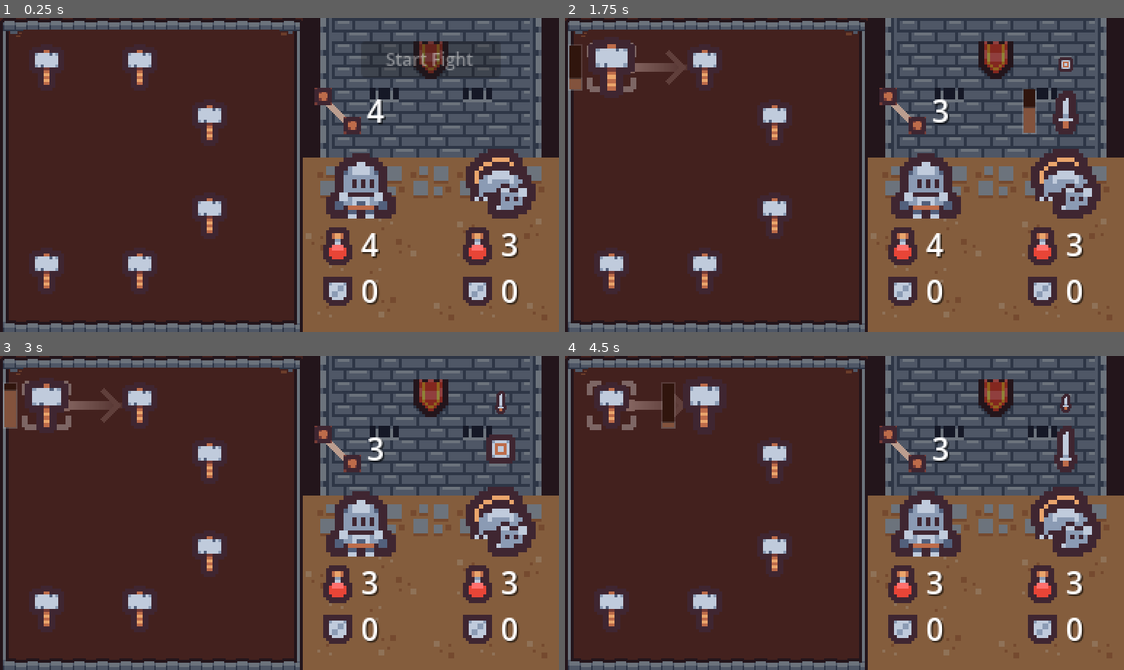
Above: before the commit, frames 1-4 (two rows, left to right).
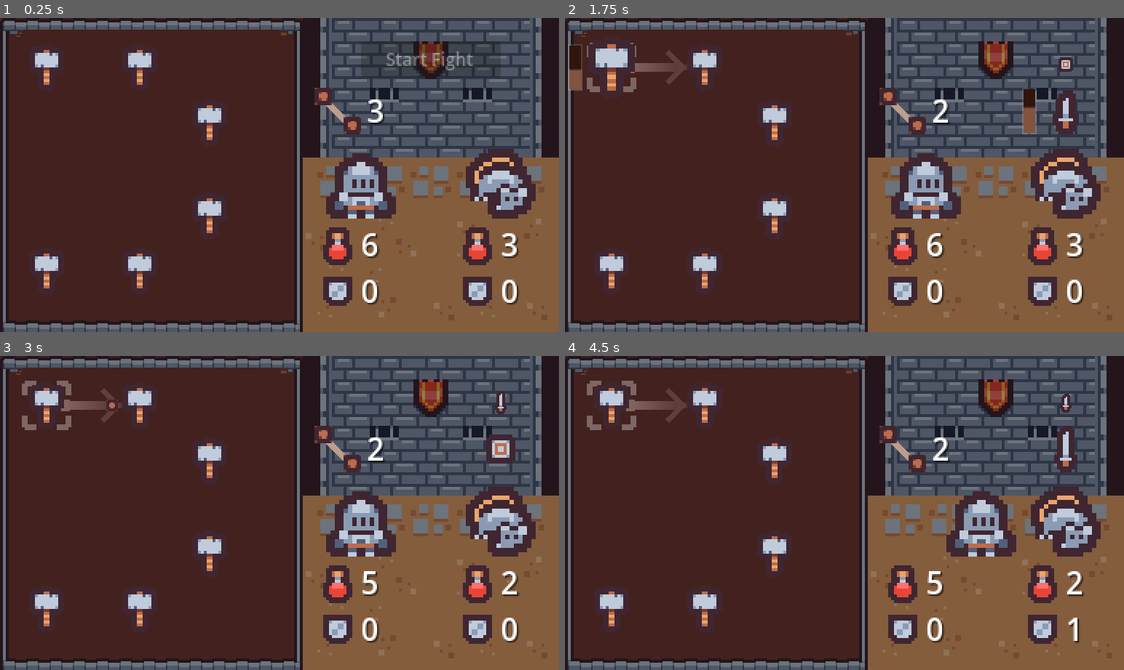
Above: after the commit, the same moments.

Repository: guladam/kenney_jam_2024
Game: Godot game, scene res://scenes/run/run.tscn
Same seed, same stepped clock (60 frames per second), same inputs: the game is played once before the commit and once after it. Before the commit the project starts from res://scenes/game/game.tscn.
Inputs (mouse positions are in pixels of both pictures, inside the frame that each line leads up to):
- Up to frame 1 (0.25 s): no input
- Up to frame 2 (1.75 s): tap Enter at 0.5 s; drag from (609, 68) to (777, 121) at 0.52 s; click "Start Fight" at 1.25 s
- Up to frame 3 (3 s): drag from (139, 406) to (212, 459) at 2.02 s; press the mouse at (212, 459) at 2.78 s
- Up to frame 4 (4.5 s): release the mouse at (777, 459) at 3.5 s; drag from (777, 553) to (693, 434) at 3.52 s; drag from (704, 610) to (704, 406) at 4.27 s

The runs differ from the first frame. In frame 1, 0.3% of the frame differs, in the area x 64-70%, y 25-77%; in frame 2, 0.3%; in frame 3, 1.0%; in frame 4, 4.7%, in the area x 17-93%, y 8-92%.

Commit message:
getting close

Diff:
--- a/items/item_stats.gd
+++ b/items/item_stats.gd
@@ -12,7 +12,6 @@
 func initialize() -> void:
 	player = _get_player()
 	enemy = _get_enemy()
-	# TODO implement upgrades here
 
 
 func activate() -> void:
--- /dev/null
+++ b/items/player_heal.gd
@@ -0,0 +1 @@
+extends Node
--- /dev/null
+++ b/items/scripts/enemy_armor_breaker.gd
@@ -0,0 +1,5 @@
+extends ItemStats
+
+
+func activate() -> void:
+	player.stats.armor = 0
--- /dev/null
+++ b/items/scripts/player_armor_breaker.gd
@@ -0,0 +1,5 @@
+extends ItemStats
+
+
+func activate() -> void:
+	enemy.stats.armor = 0
--- /dev/null
+++ b/items/warrior_axe.tres
@@ -0,0 +1,10 @@
+[gd_resource type="Resource" load_steps=2 format=3 uid="uid://djwrllg3q4rxo"]
+
+[ext_resource type="Script" path="res://items/scripts/player_attack.gd" id="1_umiuy"]
+
+[resource]
+script = ExtResource("1_umiuy")
+damage = 3
+upgrades = Array[int]([])
+icon_coordinates = Vector2(10, 9)
+activation_time = 2.5
--- a/items/warrior_hammer.tres
+++ b/items/warrior_hammer.tres
@@ -7,4 +7,4 @@
 damage = 1
 upgrades = Array[int]([])
 icon_coordinates = Vector2(9, 9)
-activation_time = 2.0
+activation_time = 1.0
--- /dev/null
+++ b/items/warrior_shield.tres
@@ -0,0 +1,10 @@
+[gd_resource type="Resource" load_steps=2 format=3 uid="uid://b3ahffjwod1cc"]
+
+[ext_resource type="Script" path="res://items/scripts/player_armor.gd" id="1_swbv0"]
+
+[resource]
+script = ExtResource("1_swbv0")
+amount = 2
+upgrades = Array[int]([])
+icon_coordinates = Vector2(5, 8)
+activation_time = 1.5
--- a/project.godot
+++ b/project.godot
@@ -11,14 +11,13 @@
 [application]
 
 config/name="Kenney Jam 2024"
-run/main_scene="res://scenes/game/game.tscn"
+run/main_scene="res://scenes/run/run.tscn"
 config/features=PackedStringArray("4.2", "GL Compatibility")
 config/icon="res://icon.svg"
 
 [autoload]
 
 SceneTransition="*res://scenes/menu/scene_transition.tscn"
-EventBus="*res://global/event_bus.gd"
 SFXPlayer="*res://global/sfx_player.tscn"
 
 [display]
@@ -27,6 +26,8 @@
 window/size/viewport_height=216
 window/size/mode=2
 window/stretch/mode="viewport"
+mouse_cursor/custom_image="res://assets/cursor.png"
+mouse_cursor/custom_image_hotspot=Vector2(11, 7)
 
 [gui]
 
--- a/scenes/game/game.gd
+++ b/scenes/game/game.gd
@@ -1,4 +1,8 @@
+class_name Game
 extends Node2D
+
+signal lost
+signal won
 
 @export var level: Level
 @export var player_stats: PlayerStats
@@ -38,16 +42,12 @@
 
 
 func _on_player_died() -> void:
-	game_ui.show_game_over()
 	item_handler.queue_free()
 	enemy_ai.queue_free()
+	lost.emit()
 
 
 func _on_enemy_died() -> void:
 	item_handler.queue_free()
 	enemy_ai.queue_free()
-
-	if level.difficulty == 5:
-		game_ui.show_game_won()
-	else:
-		print("show upgrades :)")
+	won.emit()
--- a/scenes/game/game.tscn
+++ b/scenes/game/game.tscn
@@ -11,8 +11,6 @@
 [ext_resource type="PackedScene" uid="uid://cjudnju8uonna" path="res://scenes/enemy_ai/enemy_ai.tscn" id="7_j6eg7"]
 [ext_resource type="Texture2D" uid="uid://c2fy4hmmcaqbc" path="res://assets/background.png" id="9_yptqb"]
 [ext_resource type="Texture2D" uid="uid://ymi0rabpy8sr" path="res://assets/tilemap_packed.png" id="10_42gxs"]
-[ext_resource type="PackedScene" uid="uid://dwpx8ydhy46ac" path="res://scenes/game_over/game_over.tscn" id="12_62bwl"]
-[ext_resource type="PackedScene" uid="uid://b8kpvx46o6ocw" path="res://scenes/game_won/game_won.tscn" id="13_h3jsp"]
 
 [sub_resource type="LabelSettings" id="LabelSettings_ei01d"]
 line_spacing = 1.0
@@ -41,6 +39,7 @@
 position = Vector2(248, 114)
 attack_target_position = NodePath("../AttackPosition")
 stats = null
+shader_anim_length = 0.15
 
 [node name="AttackPosition" type="Marker2D" parent="."]
 position = Vector2(296, 114)
@@ -49,6 +48,7 @@
 position = Vector2(344, 114)
 attack_target_position = NodePath("../AttackPosition")
 stats = null
+shader_anim_length = 0.15
 
 [node name="EnemyAI" parent="." instance=ExtResource("7_j6eg7")]
 visible = false
@@ -283,14 +283,6 @@
 stretch_mode = 5
 metadata/_edit_lock_ = true
 
-[node name="GameOver" parent="GameUI" instance=ExtResource("12_62bwl")]
-unique_name_in_owner = true
-visible = false
-
-[node name="GameWon" parent="GameUI" instance=ExtResource("13_h3jsp")]
-unique_name_in_owner = true
-visible = false
-
 [node name="Background" type="CanvasLayer" parent="."]
 layer = -1
 
--- a/scenes/game/ui.gd
+++ b/scenes/game/ui.gd
@@ -9,11 +9,10 @@
 @onready var start_fight_button: Button = %StartFightButton
 @onready var tutorial_1: PanelContainer = %Tutorial1
 @onready var tutorial_2: PanelContainer = %Tutorial2
-@onready var game_over: PanelContainer = %GameOver
-@onready var game_won: PanelContainer = %GameWon
 
 
 func setup_ui(p_stats: PlayerStats, e_stats: EnemyStats) -> void:
+	player_stats = p_stats
 	player_stats_ui.stats = p_stats
 	enemy_stats_ui.stats = e_stats
 	connection_ui.player_stats = p_stats
@@ -24,13 +23,6 @@
 
 func show_tutorial() -> void:
 	tutorial_1.show()
-
-
-func show_game_won() -> void:
-	game_won.show()
-
-func show_game_over() -> void:
-	game_over.show()
 
 
 func _on_player_stats_changed() -> void:
--- a/scenes/game_over/game_over.gd
+++ b/scenes/game_over/game_over.gd
@@ -1,10 +1,12 @@
 extends PanelContainer
+
+signal restart_button_pressed
 
 const MENU = "res://scenes/menu/menu.tscn"
 
 
 func _on_restart_button_pressed() -> void:
-	EventBus.level_restart_button_pressed.emit()
+	restart_button_pressed.emit()
 
 
 func _on_main_menu_pressed() -> void:
--- a/scenes/item_handler/item_handler.gd
+++ b/scenes/item_handler/item_handler.gd
@@ -7,6 +7,8 @@
 
 
 func spawn_items() -> void:
+	Item.connections = {}
+
 	var instance := player_stats.item_slots.instantiate()
 	var i := 0
 
@@ -16,7 +18,8 @@
 		item.connected_to_item.connect(_on_item_connected_to_item)
 		item.disconnected_from_item.connect(_on_item_disconnected_from_item)
 		add_child(item)
-		item.item_stats = player_stats.starter_items[i]
+		item.item_stats = player_stats.items[i]
+		print("initialized?")
 		item.item_stats.initialize()
 		i += 1
 
--- a/scenes/menu/menu.gd
+++ b/scenes/menu/menu.gd
@@ -1,11 +1,13 @@
 extends Control
+
+const RUN = "res://scenes/run/run.tscn"
 
 @onready var play_button: Button = %PlayButton
 @onready var quit_button: Button = %QuitButton
 
 
 func _on_play_button_pressed() -> void:
-	SceneTransition.change_to_scene("res://scenes/game/game.tscn")
+	SceneTransition.change_to_scene(RUN)
 
 
 func _on_quit_button_pressed() -> void:
--- a/scenes/menu/menu.tscn
+++ b/scenes/menu/menu.tscn
@@ -113,14 +113,16 @@
 anchor_top = 0.5
 anchor_right = 0.5
 anchor_bottom = 0.5
-offset_top = -44.0
+offset_top = -51.0
 offset_right = 155.0
-offset_bottom = 13.0
+offset_bottom = 46.0
 grow_horizontal = 2
 grow_vertical = 2
 text = "Made for Kenney Jam 2024
 Packs used:
-- Tiny Dungeon"
+- Tiny Dungeon
+- 1-Bit Input Prompts Pixel
+- Cursor Pixel"
 
 [node name="YouTubeChannel" type="Label" parent="."]
 layout_mode = 1
--- /dev/null
+++ b/scenes/run/run.gd
@@ -0,0 +1,63 @@
+extends Node2D
+
+const GAME = preload("res://scenes/game/game.tscn")
+
+@export var levels: Array[Level]
+@export var starter_player_stats: PlayerStats
+
+var player_stats: PlayerStats
+
+@onready var current_level: Node2D = $CurrentLevel
+@onready var game_over: PanelContainer = %GameOver
+@onready var game_won: PanelContainer = %GameWon
+@onready var upgrade_selector: UpgradeSelector = %UpgradeSelector
+@onready var level_over_timer: Timer = %LevelOverTimer
+@onready var level_index := 0
+
+
+func _ready() -> void:
+	player_stats = starter_player_stats.get_deep_copy()
+	upgrade_selector.player_stats = player_stats
+	upgrade_selector.upgrade_selected.connect(_on_upgrade_selected)
+	_spawn_level()
+
+
+func _spawn_level() -> void:
+	var game := GAME.instantiate() as Game
+	game.level = levels[level_index]
+	game.player_stats = player_stats
+	game.lost.connect(_on_level_lost)
+	game.won.connect(_on_level_won)
+	current_level.add_child(game)
+
+
+func _on_level_lost() -> void:
+	level_over_timer.start()
+	level_over_timer.timeout.connect(game_over.show, CONNECT_ONE_SHOT)
+
+
+func _on_level_won() -> void:
+	var callback: Callable
+	level_over_timer.start()
+
+	if level_index == 5:
+		callback = game_won.show
+	else:
+		callback = upgrade_selector.spawn_upgrades
+
+	level_over_timer.timeout.connect(callback, CONNECT_ONE_SHOT)
+
+
+func _on_game_over_restart_button_pressed() -> void:
+	game_over.hide()
+
+	var old_level := current_level.get_child(0)
+	old_level.queue_free()
+	old_level.tree_exited.connect(_spawn_level)
+
+
+func _on_upgrade_selected() -> void:
+	var old_level := current_level.get_child(0)
+	old_level.queue_free()
+	level_index += 1
+	_spawn_level()
--- /dev/null
+++ b/scenes/run/run.tscn
@@ -0,0 +1,39 @@
+[gd_scene load_steps=7 format=3 uid="uid://dr4r0ad7f3bp5"]
+
+[ext_resource type="Script" path="res://scenes/run/run.gd" id="1_jvo1u"]
+[ext_resource type="PackedScene" uid="uid://dwpx8ydhy46ac" path="res://scenes/game_over/game_over.tscn" id="1_v0tsm"]
+[ext_resource type="Resource" uid="uid://212y57bqiq22" path="res://levels/level1.tres" id="2_665m8"]
+[ext_resource type="PackedScene" uid="uid://b8kpvx46o6ocw" path="res://scenes/game_won/game_won.tscn" id="2_flyma"]
+[ext_resource type="Resource" uid="uid://dctn7056bqp5x" path="res://units/warrior/warrior_stats.tres" id="3_ni3sm"]
+[ext_resource type="PackedScene" uid="uid://chtae2x85bj7u" path="res://scenes/upgrade_selector/upgrade_selector.tscn" id="6_815ls"]
+
+[node name="Run" type="Node2D"]
+script = ExtResource("1_jvo1u")
+levels = Array[Resource("res://levels/level.gd")]([ExtResource("2_665m8"), ExtResource("2_665m8")])
+starter_player_stats = ExtResource("3_ni3sm")
+
+[node name="CurrentLevel" type="Node2D" parent="."]
+
+[node name="Background" type="CanvasLayer" parent="."]
+
+[node name="RunUI" type="CanvasLayer" parent="."]
+layer = 2
+
+[node name="GameOver" parent="RunUI" instance=ExtResource("1_v0tsm")]
+unique_name_in_owner = true
+visible = false
+
+[node name="GameWon" parent="RunUI" instance=ExtResource("2_flyma")]
+unique_name_in_owner = true
+visible = false
+
+[node name="UpgradeSelector" parent="RunUI" instance=ExtResource("6_815ls")]
+unique_name_in_owner = true
+visible = false
+
+[node name="LevelOverTimer" type="Timer" parent="."]
+unique_name_in_owner = true
+wait_time = 1.25
+one_shot = true
+
+[connection signal="restart_button_pressed" from="RunUI/GameOver" to="." method="_on_game_over_restart_button_pressed"]
--- /dev/null
+++ b/scenes/upgrade_selector/upgrade.gd
@@ -0,0 +1,77 @@
+class_name Upgrade
+extends PanelContainer
+
+signal upgrade_selected
+
+enum Type {ITEM_SWAP, PLUS_MAX_HP, PLUS_CONNECTION}
+
+const UPGRADE_MINUS_PLUS = preload("res://scenes/upgrade_selector/upgrade_minus_plus.tscn")
+const UPGRADE_PLUS_HEALTH = preload("res://scenes/upgrade_selector/upgrade_plus_health.tscn")
+const UPGRADE_PLUS_CONNECTION = preload("res://scenes/upgrade_selector/upgrade_plus_connection.tscn")
+
+@export var item_pool: Array[ItemStats]
+
+var player_stats: PlayerStats
+var lost_item: ItemStats
+var gained_item: ItemStats
+var type: Type
+
+@onready var visuals: VBoxContainer = %Visuals
+
+
+func set_upgrade(upgrade_type: Type, p_stats: PlayerStats) -> void:
+	player_stats = p_stats
+
+	match upgrade_type:
+		Type.ITEM_SWAP:       _spawn_item_swap_upgrade()
+		Type.PLUS_MAX_HP:     _spawn_plus_max_hp_upgrade()
+		Type.PLUS_CONNECTION: _spawn_plus_connection_upgrade()
+
+
+func _spawn_item_swap_upgrade() -> void:
+	type = Type.ITEM_SWAP
+	var minus := UPGRADE_MINUS_PLUS.instantiate() as UpgradeMinusPlus
+	var plus := UPGRADE_MINUS_PLUS.instantiate() as UpgradeMinusPlus
+	visuals.add_child(minus)
+	visuals.add_child(plus)
+
+	lost_item = player_stats.items.pick_random()
+	gained_item = item_pool.pick_random()
+
+	minus.setup(UpgradeMinusPlus.Type.MINUS, lost_item)
+	plus.setup(UpgradeMinusPlus.Type.PLUS, gained_item)
+
+
+func _spawn_plus_connection_upgrade() -> void:
+	type = Type.PLUS_CONNECTION
+
+	if player_stats.max_connections >= 6:
+		_spawn_item_swap_upgrade()
+		return
+
+	var plus_conn := UPGRADE_PLUS_CONNECTION.instantiate()
+	visuals.add_child(plus_conn)
+
+
+func _spawn_plus_max_hp_upgrade() -> void:
+	type = Type.PLUS_MAX_HP
+	var plus_max_hp := UPGRADE_PLUS_HEALTH.instantiate()
+	visuals.add_child(plus_max_hp)
+
+
+func _apply_upgrade() -> void:
+	match type:
+		Type.ITEM_SWAP:
+			player_stats.items.erase(lost_item)
+			player_stats.items.append(gained_item)
+		Type.PLUS_MAX_HP:
+			player_stats.max_hp += 3
+		Type.PLUS_CONNECTION:
+			player_stats.max_connections += 1
+
+	upgrade_selected.emit()
+
+
+func _on_gui_input(event: InputEvent) -> void:
+	if event.is_action_pressed("left_mouse"):
+		_apply_upgrade()
--- /dev/null
+++ b/scenes/upgrade_selector/upgrade.tscn
@@ -0,0 +1,37 @@
+[gd_scene load_steps=6 format=3 uid="uid://cjr34ihwulf61"]
+
+[ext_resource type="Script" path="res://scenes/upgrade_selector/upgrade.gd" id="1_chwxq"]
+[ext_resource type="Resource" uid="uid://djwrllg3q4rxo" path="res://items/warrior_axe.tres" id="2_lj6q0"]
+[ext_resource type="Resource" uid="uid://dpmv0sxnjigk1" path="res://items/warrior_hammer.tres" id="3_jbqd4"]
+[ext_resource type="Resource" uid="uid://b3ahffjwod1cc" path="res://items/warrior_shield.tres" id="4_sbdpn"]
+
+[sub_resource type="StyleBoxFlat" id="StyleBoxFlat_vflm2"]
+bg_color = Color(0, 0, 0, 0.384314)
+corner_radius_top_left = 4
+corner_radius_top_right = 4
+corner_radius_bottom_right = 4
+corner_radius_bottom_left = 4
+
+[node name="Upgrade" type="PanelContainer"]
+custom_minimum_size = Vector2(64, 48)
+offset_right = 64.0
+offset_bottom = 48.0
+mouse_filter = 1
+theme_override_styles/panel = SubResource("StyleBoxFlat_vflm2")
+script = ExtResource("1_chwxq")
+item_pool = Array[Resource("res://items/item_stats.gd")]([ExtResource("2_lj6q0"), ExtResource("3_jbqd4"), ExtResource("4_sbdpn")])
+
+[node name="MarginContainer" type="MarginContainer" parent="."]
+layout_mode = 2
+theme_override_constants/margin_left = 0
+theme_override_constants/margin_top = 4
+theme_override_constants/margin_right = 0
+theme_override_constants/margin_bottom = 4
+
+[node name="Visuals" type="VBoxContainer" parent="MarginContainer"]
+unique_name_in_owner = true
+layout_mode = 2
+theme_override_constants/separation = 4
+alignment = 1
+
+[connection signal="gui_input" from="." to="." method="_on_gui_input"]
--- /dev/null
+++ b/scenes/upgrade_selector/upgrade_minus_plus.gd
@@ -0,0 +1,22 @@
+class_name UpgradeMinusPlus
+extends HBoxContainer
+
+enum Type {MINUS, PLUS}
+
+const MINUS = preload("res://assets/minus.png")
+const PLUS = preload("res://assets/plus.png")
+
+@onready var icon: TextureRect = $Icon
+@onready var lost_item: TextureRect = $LostItem
+
+
+func setup(type: Type, item: ItemStats) -> void:
+	match type:
+		Type.MINUS:
+			icon.texture = MINUS
+			icon.modulate = Color.DARK_RED
+		Type.PLUS:
+			icon.texture = PLUS
+			icon.modulate = Color.DARK_GREEN
+
+	lost_item.texture.region.position = item.icon_coordinates * 16
--- /dev/null
+++ b/scenes/upgrade_selector/upgrade_minus_plus.tscn
@@ -0,0 +1,30 @@
+[gd_scene load_steps=5 format=3 uid="uid://dvujepv55gfom"]
+
+[ext_resource type="Script" path="res://scenes/upgrade_selector/upgrade_minus_plus.gd" id="1_10ln0"]
+[ext_resource type="Texture2D" uid="uid://ck1pphefbsped" path="res://assets/minus.png" id="2_ur0lx"]
+[ext_resource type="Texture2D" uid="uid://ymi0rabpy8sr" path="res://assets/tilemap_packed.png" id="3_k7h07"]
+
+[sub_resource type="AtlasTexture" id="AtlasTexture_hgo5l"]
+resource_local_to_scene = true
+atlas = ExtResource("3_k7h07")
+region = Rect2(112, 128, 16, 16)
+
+[node name="MinusPlus" type="HBoxContainer"]
+theme_override_constants/separation = 0
+alignment = 1
+script = ExtResource("1_10ln0")
+
+[node name="Icon" type="TextureRect" parent="."]
+self_modulate = Color(0.75339, 2.38247e-06, 5.77569e-07, 1)
+custom_minimum_size = Vector2(16, 16)
+layout_mode = 2
+texture = ExtResource("2_ur0lx")
+expand_mode = 1
+stretch_mode = 5
+
+[node name="LostItem" type="TextureRect" parent="."]
+custom_minimum_size = Vector2(32, 32)
+layout_mode = 2
+texture = SubResource("AtlasTexture_hgo5l")
+expand_mode = 1
+stretch_mode = 5
--- /dev/null
+++ b/scenes/upgrade_selector/upgrade_plus_connection.tscn
@@ -0,0 +1,58 @@
+[gd_scene load_steps=4 format=3 uid="uid://cuvlm6oe8v3wv"]
+
+[ext_resource type="Texture2D" uid="uid://ymi0rabpy8sr" path="res://assets/tilemap_packed.png" id="1_ikfpq"]
+
+[sub_resource type="LabelSettings" id="LabelSettings_tms8o"]
+
+[sub_resource type="AtlasTexture" id="AtlasTexture_dt2m2"]
+atlas = ExtResource("1_ikfpq")
+region = Rect2(7, 17, 8, 8)
+
+[node name="PlusHealth" type="HBoxContainer"]
+theme_override_constants/separation = -3
+alignment = 1
+
+[node name="PlusHealthLabel" type="Label" parent="."]
+unique_name_in_owner = true
+layout_mode = 2
+text = "+1"
+label_settings = SubResource("LabelSettings_tms8o")
+
+[node name="Connection" type="Control" parent="."]
+custom_minimum_size = Vector2(24, 24)
+layout_mode = 2
+mouse_filter = 2
+
+[node name="ColorRect" type="ColorRect" parent="Connection"]
+layout_mode = 0
+offset_left = 10.0
+offset_top = 1.0
+offset_right = 14.0
+offset_bottom = 22.0
+rotation = -0.785398
+pivot_offset = Vector2(2, 12)
+mouse_filter = 2
+color = Color(0.738248, 0.61721, 0.561013, 1)
+metadata/_edit_lock_ = true
+
+[node name="TextureRect" type="TextureRect" parent="Connection"]
+layout_mode = 0
+offset_right = 8.0
+offset_bottom = 8.0
+mouse_filter = 2
+texture = SubResource("AtlasTexture_dt2m2")
+expand_mode = 1
+stretch_mode = 5
+metadata/_edit_lock_ = true
+
+[node name="TextureRect2" type="TextureRect" parent="Connection"]
+layout_mode = 0
+offset_left = 16.0
+offset_top = 16.0
+offset_right = 24.0
+offset_bottom = 24.0
+mouse_filter = 2
+texture = SubResource("AtlasTexture_dt2m2")
+expand_mode = 1
+stretch_mode = 5
+metadata/_edit_lock_ = true
--- /dev/null
+++ b/scenes/upgrade_selector/upgrade_plus_health.tscn
@@ -0,0 +1,26 @@
+[gd_scene load_steps=4 format=3 uid="uid://cgfx41387xaik"]
+
+[ext_resource type="Texture2D" uid="uid://ymi0rabpy8sr" path="res://assets/tilemap_packed.png" id="1_cc6t1"]
+
+[sub_resource type="LabelSettings" id="LabelSettings_tms8o"]
+
+[sub_resource type="AtlasTexture" id="AtlasTexture_nbmil"]
+atlas = ExtResource("1_cc6t1")
+region = Rect2(112, 144, 16, 16)
+
+[node name="PlusHealth" type="HBoxContainer"]
+theme_override_constants/separation = -3
+alignment = 1
+
+[node name="PlusHealthLabel" type="Label" parent="."]
+unique_name_in_owner = true
+layout_mode = 2
+text = "+3"
+label_settings = SubResource("LabelSettings_tms8o")
+
+[node name="TextureRect" type="TextureRect" parent="."]
+custom_minimum_size = Vector2(24, 32)
+layout_mode = 2
+texture = SubResource("AtlasTexture_nbmil")
+expand_mode = 1
+stretch_mode = 5
--- /dev/null
+++ b/scenes/upgrade_selector/upgrade_selector.gd
@@ -0,0 +1,32 @@
+class_name UpgradeSelector
+extends Control
+
+signal upgrade_selected
+
+const UPGRADE = preload("res://scenes/upgrade_selector/upgrade.tscn")
+const UPGRADE_LAYOUT := [
+	Upgrade.Type.ITEM_SWAP,
+	Upgrade.Type.ITEM_SWAP,
+	Upgrade.Type.PLUS_CONNECTION,
+	Upgrade.Type.PLUS_MAX_HP
+]
+
+@export var player_stats: PlayerStats
+@onready var upgrades: HBoxContainer = %Upgrades
+
+
+func spawn_upgrades() -> void:
+	for i in 4:
+		var new_upgrade := UPGRADE.instantiate() as Upgrade
+		upgrades.add_child(new_upgrade)
+		new_upgrade.set_upgrade(UPGRADE_LAYOUT[i], player_stats)
+		new_upgrade.upgrade_selected.connect(_on_upgrade_selected)
+	show()
+
+
+func _on_upgrade_selected() -> void:
+	for upgrade: Upgrade in upgrades.get_children():
+		upgrade.queue_free()
+
+	upgrade_selected.emit()
+	hide()
--- /dev/null
+++ b/scenes/upgrade_selector/upgrade_selector.tscn
@@ -0,0 +1,41 @@
+[gd_scene load_steps=3 format=3 uid="uid://chtae2x85bj7u"]
+
+[ext_resource type="Texture2D" uid="uid://djfoysumpemix" path="res://assets/upgrade_background.png" id="1_tvu08"]
+[ext_resource type="Script" path="res://scenes/upgrade_selector/upgrade_selector.gd" id="1_vpaxk"]
+
+[node name="UpgradeSelector" type="Control"]
+layout_mode = 3
+anchors_preset = 15
+anchor_right = 1.0
+anchor_bottom = 1.0
+grow_horizontal = 2
+grow_vertical = 2
+mouse_filter = 2
+script = ExtResource("1_vpaxk")
+
+[node name="Background" type="TextureRect" parent="."]
+layout_mode = 0
+offset_right = 40.0
+offset_bottom = 40.0
+mouse_filter = 2
+texture = ExtResource("1_tvu08")
+stretch_mode = 5
+
+[node name="Dimmer" type="ColorRect" parent="."]
+layout_mode = 1
+anchors_preset = 15
+anchor_right = 1.0
+anchor_bottom = 1.0
+grow_horizontal = 2
+grow_vertical = 2
+mouse_filter = 2
+color = Color(0, 0, 0, 0.372549)
+
+[node name="Upgrades" type="HBoxContainer" parent="."]
+unique_name_in_owner = true
+layout_mode = 0
+offset_left = 16.0
+offset_top = 88.0
+offset_right = 368.0
+offset_bottom = 136.0
+theme_override_constants/separation = 32
--- a/units/player_stats.gd
+++ b/units/player_stats.gd
@@ -1,8 +1,9 @@
 class_name PlayerStats
 extends Stats
 
-@export var starter_items: Array[ItemStats]
+@export var items: Array[ItemStats]
 @export var max_connections: int
+@export var max_hp: int
 @export var item_slots: PackedScene
 @export var upgrades: int
 
@@ -10,9 +11,22 @@
 
 
 func setup_game() -> void:
+	health = max_hp
 	connections = max_connections
 
 
 func _set_connections(value: int) -> void:
 	connections = value
 	stats_changed.emit()
+
+
+func get_deep_copy() -> PlayerStats:
+	var copy: PlayerStats = self.duplicate()
+	var new_item_array: Array[ItemStats] = []
+
+	for item: ItemStats in items:
+		new_item_array.append(item.duplicate())
+
+	copy.items = new_item_array
+
+	return copy
--- a/units/warrior/warrior_stats.tres
+++ b/units/warrior/warrior_stats.tres
@@ -6,11 +6,12 @@
 
 [resource]
 script = ExtResource("1_qyn7j")
-starter_items = Array[Resource("res://items/item_stats.gd")]([ExtResource("3_sbt3m"), ExtResource("3_sbt3m"), ExtResource("3_sbt3m"), ExtResource("3_sbt3m"), ExtResource("3_sbt3m"), ExtResource("3_sbt3m")])
-max_connections = 4
+items = Array[Resource("res://items/item_stats.gd")]([ExtResource("3_sbt3m"), ExtResource("3_sbt3m"), ExtResource("3_sbt3m"), ExtResource("3_sbt3m"), ExtResource("3_sbt3m"), ExtResource("3_sbt3m")])
+max_connections = 3
+max_hp = 6
 item_slots = ExtResource("1_kg5j6")
 upgrades = 0
-health = 4
+health = 6
 armor = 0
 sprite_coordinates = Vector2(0, 8)
 flip_h = false
Binary file added: assets/cursor.png
Not shown, added: assets/cursor.png.import
Binary file added: assets/minus.png
Not shown, added: assets/minus.png.import
Binary file added: assets/pause.png
Not shown, added: assets/pause.png.import
Binary file added: assets/plus.png
Not shown, added: assets/plus.png.import
Binary file added: assets/speed_change.aseprite
Binary file added: assets/upgrade_background.aseprite
Binary file added: assets/upgrade_background.png
Not shown, added: assets/upgrade_background.png.import
(and 1 more such lines)
